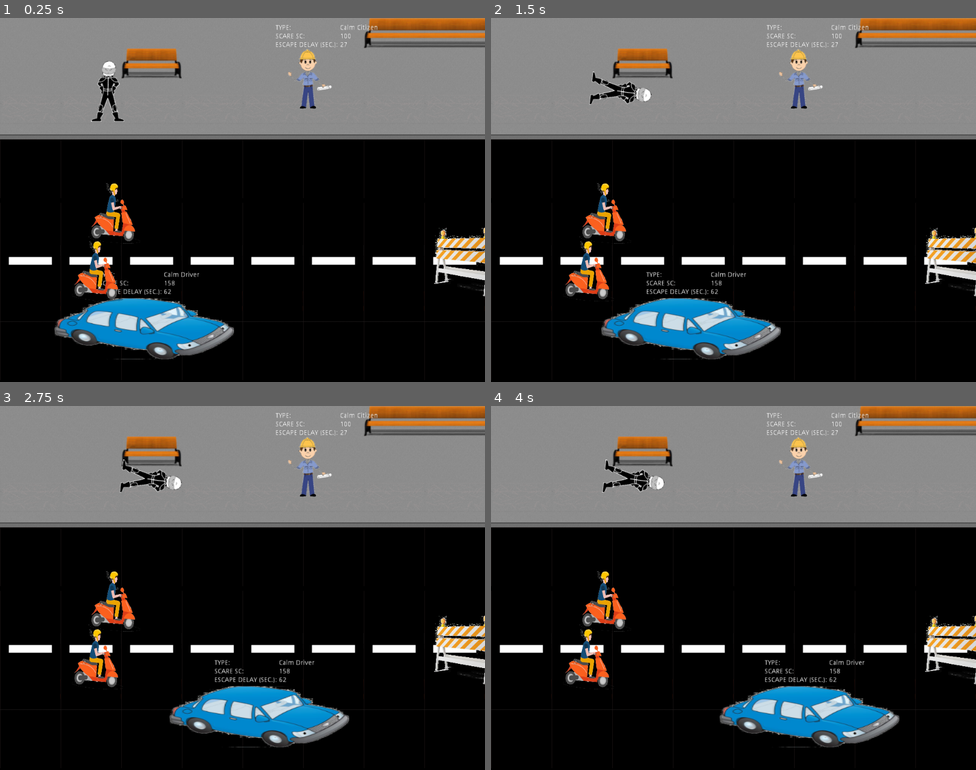
Above: before the commit, frames 1-4 (two rows, left to right).
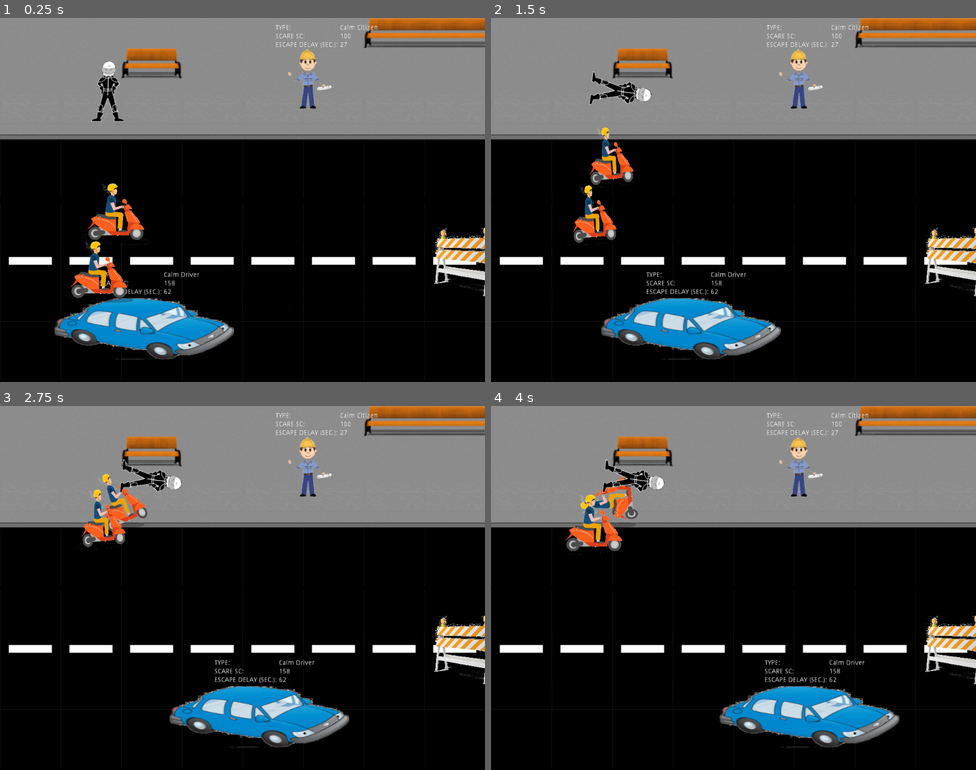
Above: after the commit, the same moments.

Repository: Anatolij-Grigorjev/MopedRebel
Game: Godot game, scene res://stages/city1stage.tscn
The game is run twice, just before and just after one commit, with the same random seed, the same clock (stepped at 60 frames per second) and the same inputs. The project has no main scene, so this scene is started directly. The engine's default icon, where the game draws it, is replaced by a stand-in: a white triangle on a blue panel in a dark square.
Inputs:
- Up to frame 1 (0.25 s): no input
- Up to frame 2 (1.5 s): hold D (accelerate_right) 0.53-1.28 s; tap Space (mount_moped) at 0.6 s; hold Down (diss_down) from 1.28 s (still down); tap F (flip_bird) at 1.35 s
- Up to frame 3 (2.75 s): tap Space (mount_moped) at 1.55, 2.1 s; release Down (diss_down) at 2.03 s; hold D (accelerate_right) from 2.03 s (still down)
- Up to frame 4 (4 s): release D (accelerate_right) at 2.78 s; hold A (accelerate_left) from 2.78 s (still down); tap E (turn_around) at 2.85 s; tap Space (mount_moped) at 3.05, 3.6 s

The runs differ from the first frame. In frame 1, 1.4% of the frame differs, in the area x 13-31%, y 45-79%; in frame 2, 2.3%; in frame 3, 2.5%; in frame 4, 2.7%, in the area x 15-31%, y 19-78%.
Error before the commit: Parse Error: The identifier "SIDEWALK" isn't declared in the current scope. (res://rebel/rebel_on_moped.gd:149)
Error after the commit: Attempt to call function 'enable' in base 'null instance' on a null instance. (res://globals/global_functions.gd:171)

Commit message:
add node switch time based curb jump

Diff:
--- a/game/globals/global_constants.gd
+++ b/game/globals/global_constants.gd
@@ -8,6 +8,10 @@
 enum REBEL_STATES {
 	ON_FOOT = 0,
 	ON_MOPED = 1
+}
+enum MOPED_GROUND_TYPES {
+	ROAD = 0,
+	SIDEWALK = 1
 }
 enum CONFLICT_RESOLUTIONS {
 	BRIBE = 0,
--- a/game/globals/global_functions.gd
+++ b/game/globals/global_functions.gd
@@ -146,6 +146,13 @@
 		(highest_global - lowest_global)
 	)
 
+func reparent_node(node, new_parent):
+	assert_not_null(new_parent)
+	assert_not_null(node)
+	if (node.get_parent()):
+		node.get_parent().remove_child(node)
+	new_parent.add_child(node)
+
 #check if this node is actually the active rebel node
 func is_body_active_rebel(body):
 	return (
--- a/game/rebel/rebel_base.gd
+++ b/game/rebel/rebel_base.gd
@@ -2,6 +2,7 @@
 
 signal finish_mount_moped
 signal finish_unmount_moped(sidewalk_position)
+signal started_jumping_curb(new_road_type)
 
 var Logger = preload("res://globals/logger.gd")
 var LOG
--- a/game/rebel/rebel_on_moped.gd
+++ b/game/rebel/rebel_on_moped.gd
@@ -7,14 +7,9 @@
 var last_enabled_collision_layer_state = []
 
 const MOPED_SUDDEN_STOP_COEF = 3.75
-
-
-enum MOPED_GROUND_TYPES {
-	ROAD = 0,
-	SIDEWALK = 1
-}
-
-var moped_ground_type = MOPED_GROUND_TYPES.ROAD
+const CURB_GRIND_TIME_SEC = 1.0
+
+var moped_ground_type
 
 var current_speed = 0
 var speed_alter_direction = 0
@@ -23,8 +18,10 @@
 
 var is_unmounting_moped = false
 var is_jumping_curb = false
+var is_grinding_curb = false
 
 var remaining_collision_recovery = 0
+var remain_curb_grind_time_sec = 0
 
 var moped_engine_tween
 var anim
@@ -32,6 +29,7 @@
 func _ready():
 	LOG = Logger.new('REBEL_MOPED')
 	G.node_rebel_on_moped = self
+	moped_ground_type = C.MOPED_GROUND_TYPES.ROAD
 	moped_engine_tween = $moped_engine_tween
 	anim = $anim
 	last_enabled_collision_layer_state = F.get_node_collision_layer_state(self)
@@ -103,18 +101,26 @@
 		var collider = collision.collider
 		if (collider is TileMap):
 			if (collider.is_in_group(C.GROUP_CURB)):
-				var animation_name = ''
+				var animation_name = null
 				var swerve_length_coef = 1.0
 				if (is_unmounting_moped):
 					animation_name = 'unmount_moped'
 				elif (is_jumping_curb):
 					animation_name = 'moped_jump_curb'
 					swerve_length_coef = 2.0
-
-
-				var animation_length = anim.get_animation(animation_name).length
-				play_nointerrupt_anim(animation_name)
-				_start_new_swerve_tween(0, animation_length * swerve_length_coef)
+					var new_ground_type = (
+						C.MOPED_GROUND_TYPES.SIDEWALK if moped_ground_type == C.MOPED_GROUND_TYPES.ROAD
+						else C.MOPED_GROUND_TYPES.ROAD
+					)
+					emit_signal("started_jumping_curb", new_ground_type)
+				elif (not is_grinding_curb):
+					is_grinding_curb = _rebel_swerve_towards_position(collision.position)
+					if (is_grinding_curb):
+						remain_curb_grind_time_sec = CURB_GRIND_TIME_SEC
+				if (animation_name):
+					var animation_length = anim.get_animation(animation_name).length
+					play_nointerrupt_anim(animation_name)
+					_start_new_swerve_tween(0, animation_length * swerve_length_coef)
 		else:
 			#bump around by heavy collision (car)
 			if (_collider_is_heavy(collider)):
@@ -122,15 +128,28 @@
 
 			if (collider.has_node('conflict_collision_receiver')):
 				_use_collider_collision_receiver(collision)
+	elif (is_grinding_curb):
+		_reset_grinding_curb()
 
 
 func _is_moped_swerving():
 	return current_swerve != 0 and current_speed > 0
+
+func _rebel_swerve_towards_position(position):
+	return (
+		(position.y > low_position.global_position.y and current_swerve > 0)
+		or
+		(position.y < low_position.global_position.y and current_swerve < 0)
+	)
 
 func _use_collider_collision_receiver(collision):
 	var collider = collision.collider
 	var collision_receiver = collider.conflict_collision_receiver
 	collision_receiver.react_collision(collision)
+
+func _reset_grinding_curb():
+	is_grinding_curb = false
+	remain_curb_grind_time_sec = 0
 
 func _finish_unmounting():
 	rotation = 0
@@ -143,11 +162,12 @@
 	emit_signal("finish_unmount_moped", sidewalk_position)
 
 func _finish_jumping():
+	_reset_grinding_curb()
 	is_jumping_curb = false
 	reset_velocity()
 	moped_ground_type = (
-		SIDEWALK if moped_ground_type == ROAD
-		else ROAD
+		C.MOPED_GROUND_TYPES.SIDEWALK if moped_ground_type == C.MOPED_GROUND_TYPES.ROAD
+		else C.MOPED_GROUND_TYPES.ROAD
 	)
 	_set_moped_ground_layers()
 
@@ -196,6 +216,7 @@
 			_handle_swerve_control()
 			_handle_forward_acceleration()
 			_process_dissing_zone()
+			_process_grinding_curb(delta)
 		current_speed = clamp(
 			current_speed,
 			G.moped_config_min_speed,
@@ -211,7 +232,7 @@
 	if (not is_unmounting_moped):
 		if (Input.is_action_pressed('unmount_moped')):
 			is_unmounting_moped = true
-			var is_on_road = moped_ground_type == ROAD
+			var is_on_road = moped_ground_type == C.MOPED_GROUND_TYPES.ROAD
 			var anim_name = ''
 			if (is_on_road):
 				anim_name = 'moped_swerve_up'
@@ -230,7 +251,7 @@
 
 
 func _set_moped_ground_layers():
-	var moped_on_road = moped_ground_type == MOPED_GROUND_TYPES.ROAD
+	var moped_on_road = moped_ground_type == C.MOPED_GROUND_TYPES.ROAD
 	set_collision_layer_bit(C.LAYERS_REBEL_ROAD, moped_on_road)
 	set_collision_layer_bit(C.LAYERS_REBEL_SIDEWALK, not moped_on_road)
 
@@ -380,3 +401,10 @@
 			Tween.EASE_OUT_IN
 		)
 		moped_engine_tween.start()
+
+func _process_grinding_curb(delta):
+	if (is_grinding_curb):
+		remain_curb_grind_time_sec -= delta
+		if (remain_curb_grind_time_sec <= 0.0):
+			is_jumping_curb = true
+			_reset_grinding_curb()
--- a/game/rebel/rebel_on_moped.tscn
+++ b/game/rebel/rebel_on_moped.tscn
@@ -164,6 +164,20 @@
 "update": 1,
 "values": [ true, false ]
 }
+tracks/4/type = "method"
+tracks/4/path = NodePath(".")
+tracks/4/interp = 1
+tracks/4/loop_wrap = true
+tracks/4/imported = false
+tracks/4/enabled = true
+tracks/4/keys = {
+"times": PoolRealArray( 1.5 ),
+"transitions": PoolRealArray( 1 ),
+"values": [ {
+"args": [  ],
+"method": "_finish_jumping"
+} ]
+}
 
 [sub_resource type="Animation" id=4]
 
@@ -337,7 +351,6 @@
 
 [node name="sprite" type="Sprite" parent="." index="1"]
 
-rotation = 0.0872665
 scale = Vector2( 0.35, 0.45 )
 texture = ExtResource( 2 )
 _sections_unfolded = [ "Transform" ]
@@ -400,4 +413,4 @@
 
 position = Vector2( 0, 55 )
 rotation = 0.0872665
-scale = Vector2( 0.3, 0.3 )
+scale = Vector2( 0.4, 0.4 )
--- a/game/stages/city1middle_road1.tscn
+++ b/game/stages/city1middle_road1.tscn
@@ -185,3 +185,5 @@
 [connection signal="finish_mount_moped" from="city_sidewalk_tiles/city_benches/rebel_on_foot" to="city_road_tiles/rebel_on_moped" method="_finish_mount_moped"]
 
 [connection signal="finish_unmount_moped" from="city_road_tiles/rebel_on_moped" to="city_sidewalk_tiles/city_benches/rebel_on_foot" method="_finish_unmount_moped"]
+
+[connection signal="started_jumping_curb" from="city_road_tiles/rebel_on_moped" to="." method="_change_moped_parent"]
--- a/game/stages/stage_road1.gd
+++ b/game/stages/stage_road1.gd
@@ -12,7 +12,6 @@
 	G.node_rebel_on_moped = rebel_on_moped_node
 	G.node_rebel_on_foot = rebel_on_foot_node
 	G.node_active_rebel = G.node_rebel_on_foot
-
 	S.connect_signal_to(S.SIGNAL_REBEL_CHANGED_POSITION, self, "_rebel_new_position_state_received")
 
 	F.set_active_rebel_state(C.REBEL_STATES.ON_MOPED)
@@ -22,3 +21,16 @@
 	if (not F.is_rebel_state(for_rebel_state)):
 		F.set_active_rebel_state(for_rebel_state)
 	G.node_active_rebel.global_position = new_rebel_position
+
+func _change_moped_parent(moped_road_type):
+	var new_parent = null
+	match(moped_road_type):
+		C.MOPED_GROUND_TYPES.ROAD:
+			new_parent = $city_road_tiles
+		C.MOPED_GROUND_TYPES.SIDEWALK:
+			new_parent = $city_sidewalk_tiles/city_benches
+		_:
+			LOG.error("unknown moped ground type: %s", [moped_road_type])
+	F.assert_not_null(new_parent)
+	LOG.info("setting moped to parent %s on gorund %s", [new_parent, moped_road_type])
+	F.reparent_node(G.node_rebel_on_moped, new_parent)
